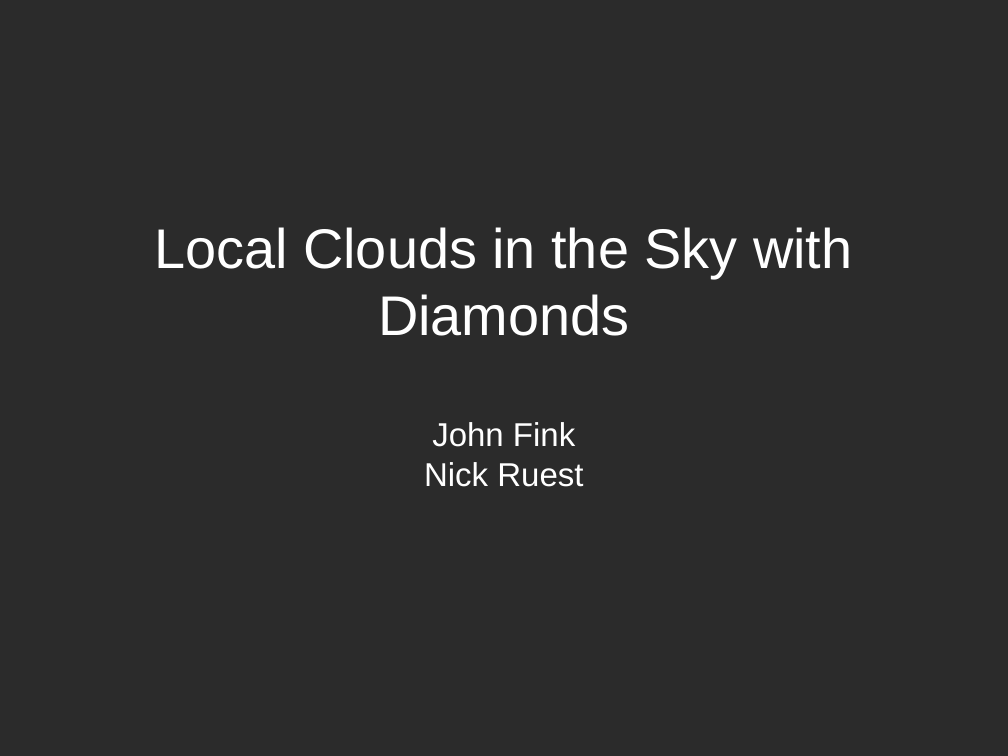
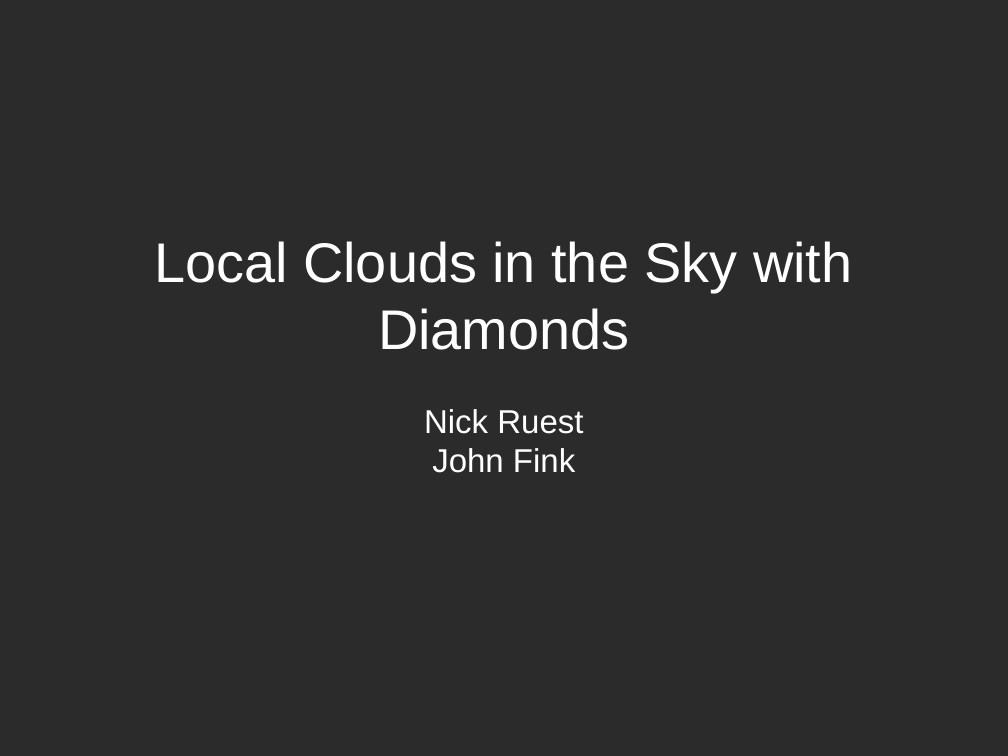
Before and after one commit to ruebot/SuperConference-2011---Cloud-computing, a slide deck: slide 1 of sc-2011-local-clouds.odp. Drawn at 1008x756 pixels with LibreOffice and Linux fonts; fonts in the diff are those of the drawing; background and template pictures are left out; a plain dark background stands for a picture behind light text. Boxes give left, top, right and bottom in pixels: in the first picture for what was removed or moved away, otherwise in the second. Text is boxed around its words. In the diff, an @@ line names an element or a change of style, - is before the commit and + after.

Commit message:
Name reversals. :)

```diff
--- a/sc-2011-local-clouds.odp
+++ b/sc-2011-local-clouds.odp
@@ subtitle at bbox=[424, 409, 583, 434]: paragraph added @@
+Nick Ruest
@@ subtitle at bbox=[424, 462, 583, 487]: paragraph removed @@
-Nick Ruest
```
